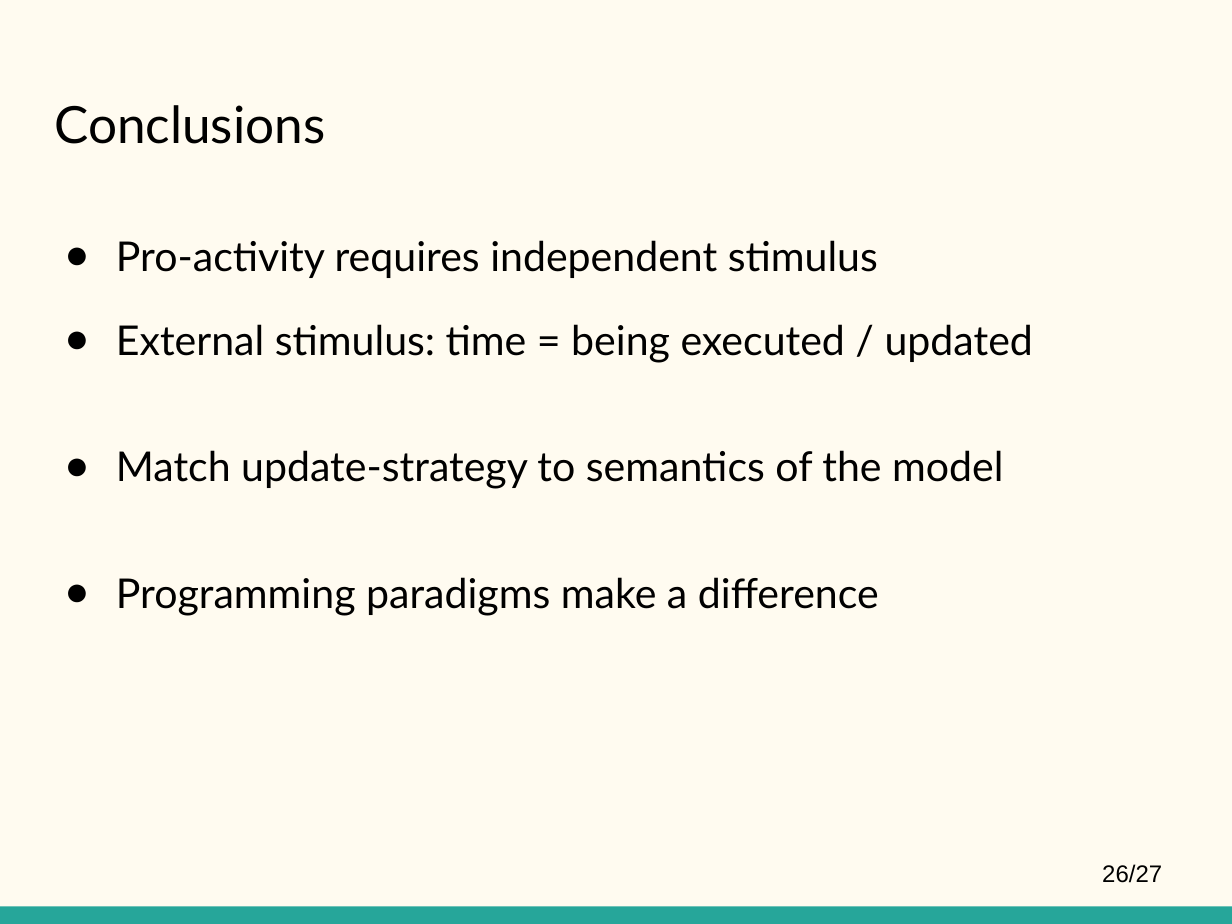
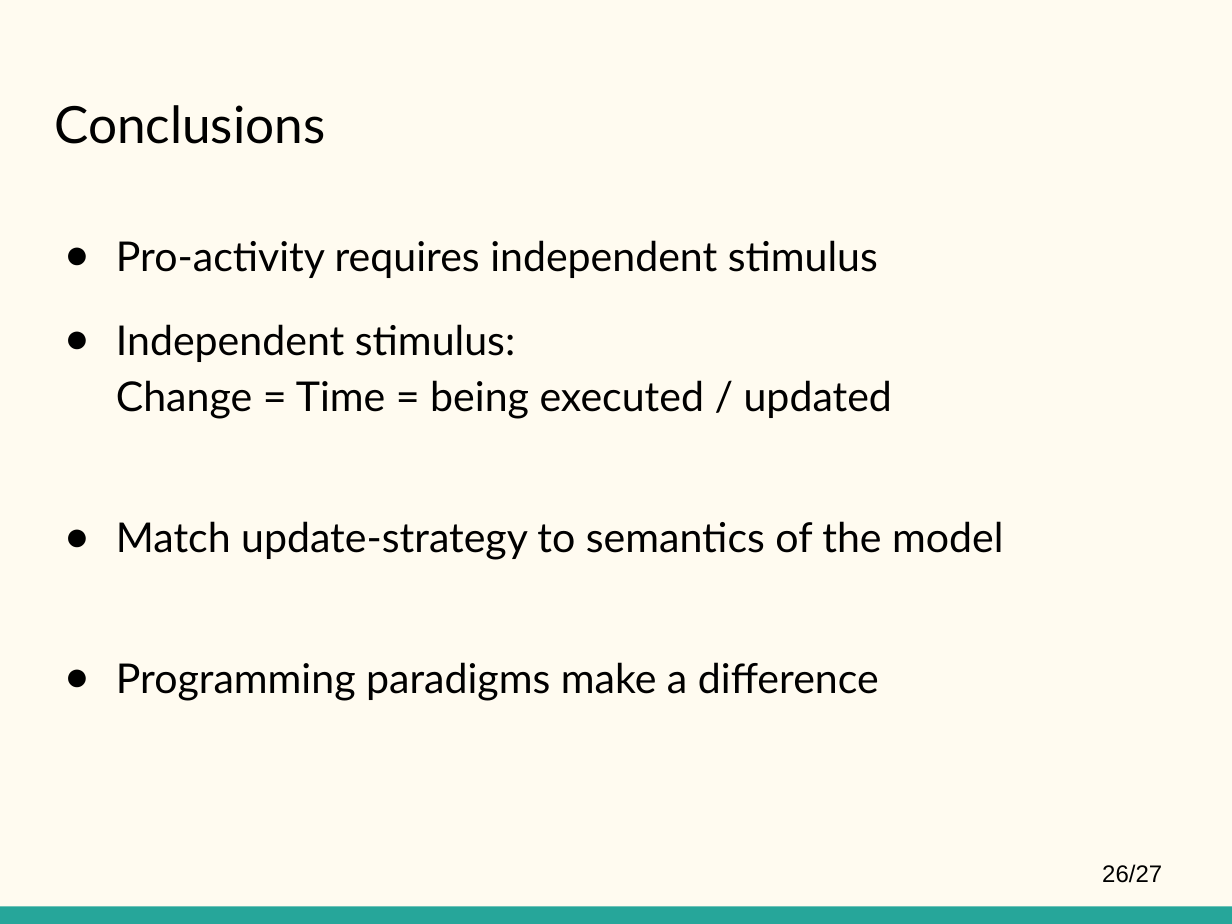
Before and after one commit to thalerjonathan/phd, a slide deck: slide 26 of presentations/ssc2017/SSC 2017.pptx. Drawn at 1232x924 pixels with LibreOffice and Linux fonts; fonts in the diff are those of the drawing. Boxes give left, top, right and bottom in pixels: in the first picture for what was removed or moved away, otherwise in the second. Text is boxed around its words. In the diff, an @@ line names an element or a change of style, - is before the commit and + after.

```diff
--- a/presentations/ssc2017/SSC 2017.pptx
+++ b/presentations/ssc2017/SSC 2017.pptx
@@ text at (116, 324, 892, 419): text changed @@
-● External stimulus: time = being executed / updated
+● Independent stimulus:
+  Change = Time = being executed / updated
```
Also in this commit, not shown: 6 other slides changed, 1 other file.
